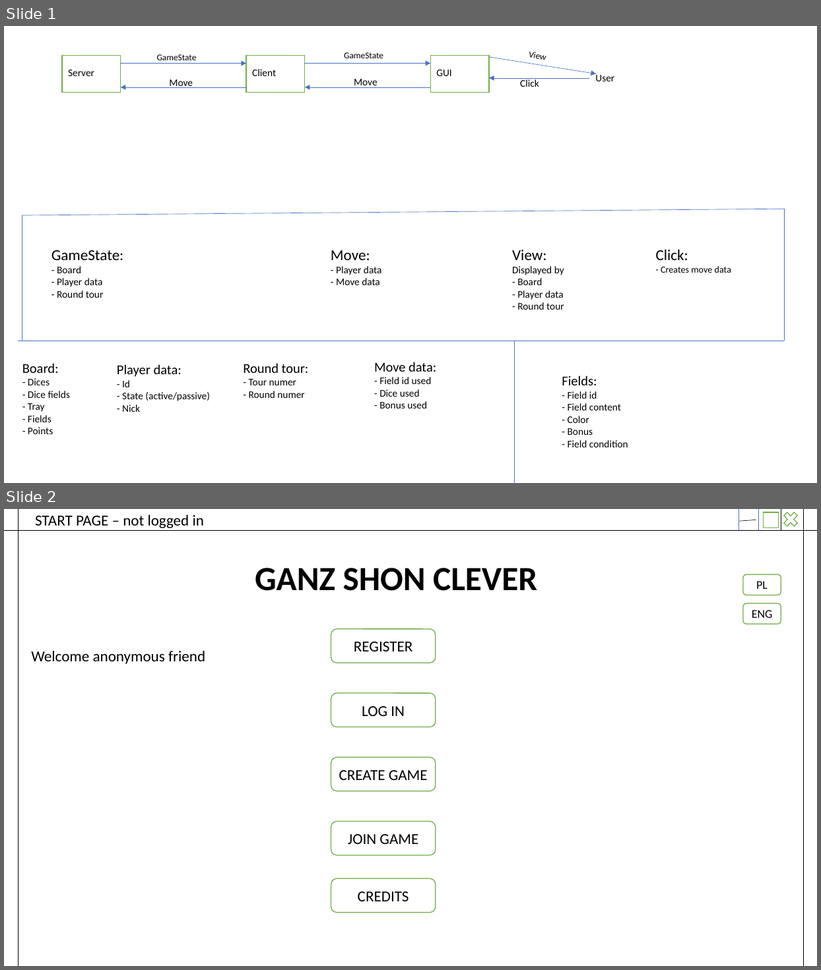
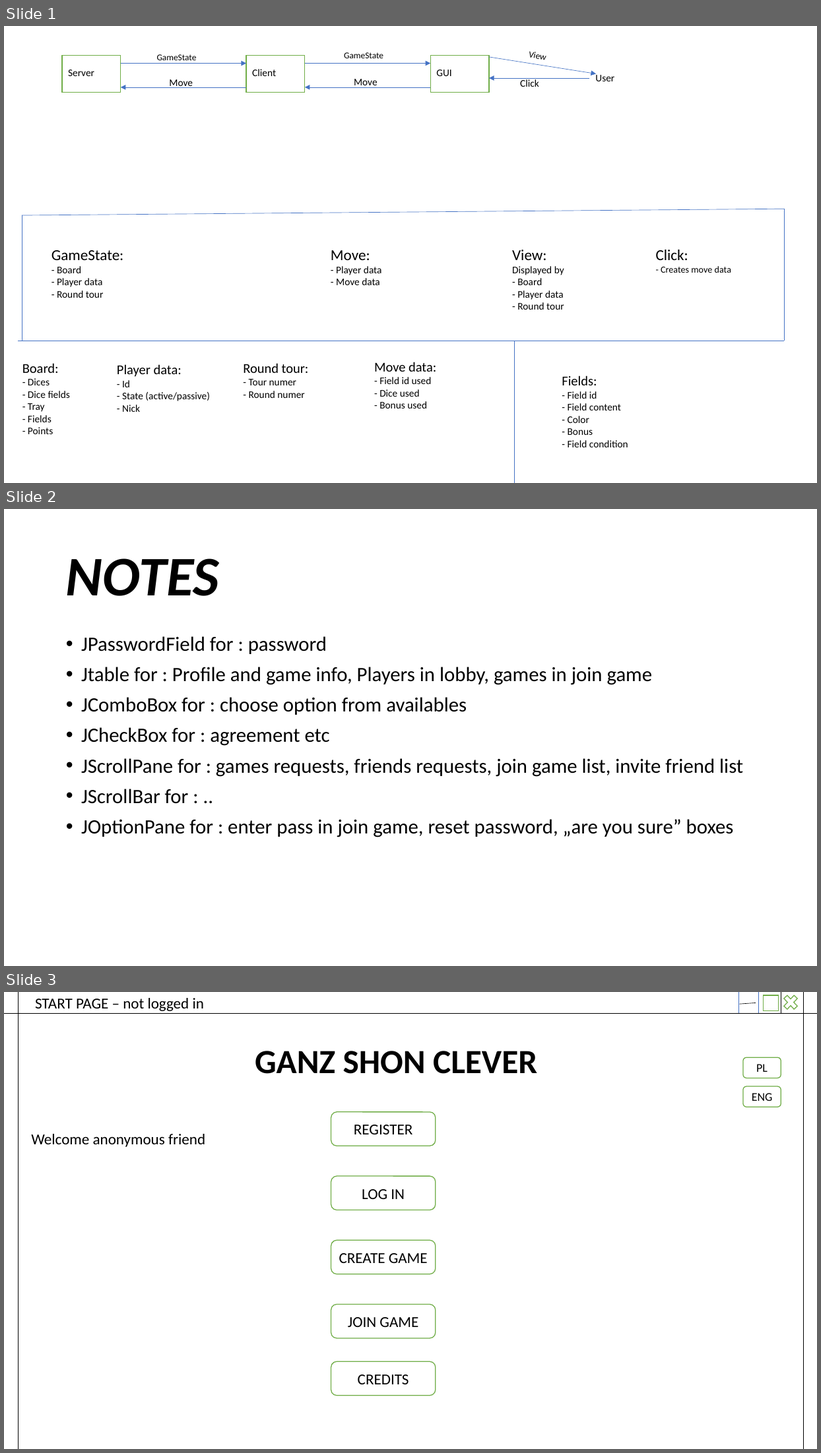
Before and after one commit to szymiar/Ganz-shon-clever, a slide deck: GanzShonClever_plan.pptx. Shown one above the other, each under a label of ours: slides 1 and 2 before the commit, slides 1, 2 and 3 after it. The pictures are 821x970 and 821x1453 pixels, drawn with LibreOffice and Linux fonts; fonts in the diff are those of the drawing. Boxes give left, top, right and bottom in pixels: in the first picture for what was removed or moved away, otherwise in the second. Text is boxed around its words. In the diff, an @@ line names an element or a change of style, - is before the commit and + after.

Commit message:
Basic unit tests, logged user start page, create game view and userType variable added

```diff
--- a/GanzShonClever_plan.pptx
+++ b/GanzShonClever_plan.pptx
@@ slide 2 added at bbox=[4, 509, 817, 966], background #FFFFFF @@
@@ title added at bbox=[66, 559, 219, 596], 66 pt, text #000000, bold, italic @@
+NOTES
@@ text added at bbox=[81, 636, 743, 838], 24 pt, text #000000 @@
+• JPasswordField for : password
+• Jtable for : Profile and game info, Players in lobby, games in join game
+• JComboBox for : choose option from availables
+• JCheckBox for : agreement etc
+• JScrollPane for : games requests, friends requests, join game list, invite friend list
+• JScrollBar for : ..
+• JOptionPane for : enter pass in join game, reset password, „are you sure” boxes
@@ what was slide 2 is now slide 3 @@
```
Also in this commit, not shown: 1 slide changed, 1 other slide added, 15 other files.
